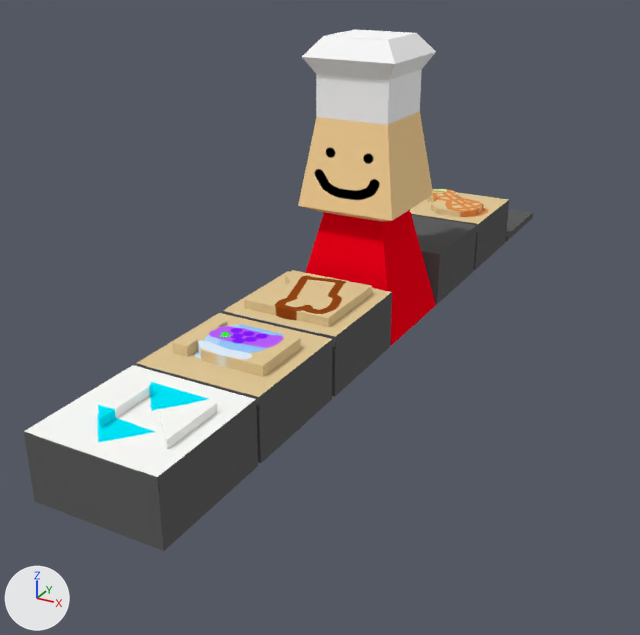
The Blender file meshes/pbj_assets/pbj_meshes.blend as it was, and as the next commit left it.
Camera for both pictures: a 50 mm lens placed at (0.193, -0.922, 0.193), pointed at (-0.002, -0.568, 0.015). Every picture has the same lights, and +X, +Y and +Z are marked at lower left.

Names of what the first picture shows: 'Avatar', 'Bread', 'Counter', 'Jelly', 'Peanut', 'Serve'.
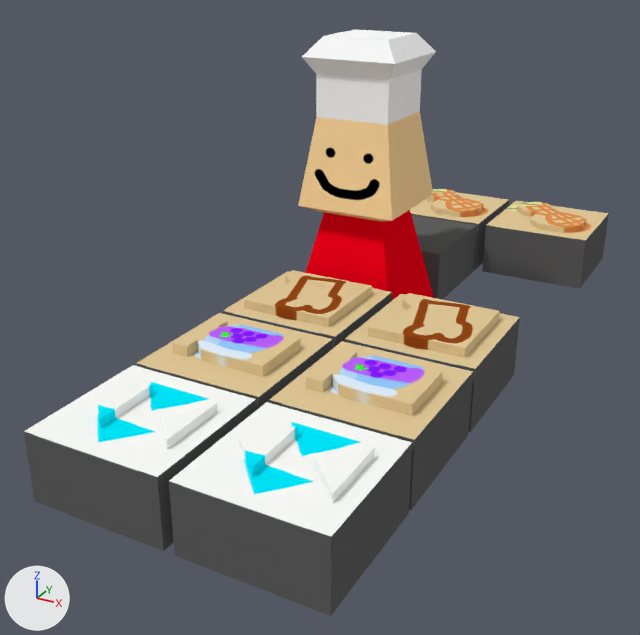
The newer file is also rescaled (x14.32), turned or shifted as a whole; pictures and numbers use the older file's frame.

Pixel boxes [x1, y1, x2, y2] of what changed, in the pictures (640 x 635 px):
'Serve_Gray', added
    after: [169, 402, 412, 616]
'Jelly_Gray', added
    after: [269, 341, 473, 510]
'Bread_Gray', added (beige)
    after: [345, 293, 520, 432]
'Peanut_Gray', added
    after: [482, 201, 609, 289]

The change, as a diff of the scene's bpy script:
```diff
--- a/meshes/pbj_assets/pbj_meshes.blend.py
+++ b/meshes/pbj_assets/pbj_meshes.blend.py
@@ img_serve_tex_006 @@
+img_serve_tex_006 = load_image('serve_tex.006', 'serve_tex.png', 1024, 1024, 'sRGB')
@@ img_serve_tex_007 @@
+img_serve_tex_007 = load_image('serve_tex.007', 'pb_tex.png', 1024, 1024, 'sRGB')
@@ img_serve_tex_008 @@
+img_serve_tex_008 = load_image('serve_tex.008', 'j_tex.png', 1024, 1024, 'sRGB')
@@ img_bread_tex_png_001 @@
+img_bread_tex_png_001 = load_image('bread_tex.png.001', 'bread_tex.png', 1024, 1024, 'sRGB')
@@ mat_material_000 @@
+mat_material_000 = diffuse_material('Material.000')
+mat_material_000.texture = img_serve_tex_006
@@ mat_material_001 @@
+mat_material_001 = diffuse_material('Material.001')
+mat_material_001.texture = img_serve_tex_007
@@ mat_material_009 @@
+mat_material_009 = diffuse_material('Material.009')
+mat_material_009.texture = img_serve_tex_008
@@ mat_material_010 @@
+mat_material_010 = diffuse_material('Material.010')
+mat_material_010.texture = img_bread_tex_png_001
@@ me_plane_006 @@
+me_plane_006.from_pydata(...)  # 570 vertices, 568 faces; spans x -1.0..1.0, y -1.0..1.0, z 0.0..1.12
+me_plane_006.materials.append(mat_material_000)  # picture img_serve_tex_006
@@ me_plane_007 @@
+me_plane_007.from_pydata(...)  # 177 vertices, 166 faces; spans x -1.0..1.0, y -1.0..1.0, z 0.0..1.11
+me_plane_007.materials.append(mat_material_001)  # picture img_serve_tex_007
@@ me_plane_008 @@
+me_plane_008.from_pydata(...)  # 480 vertices, 480 faces; spans x -1.0..1.0, y -1.0..1.0, z 0.0..1.16
+me_plane_008.materials.append(mat_material_009)  # picture img_serve_tex_008
@@ me_plane_009 @@
+me_plane_009.from_pydata(...)  # 487 vertices, 475 faces; spans x -1.0..1.0, y -1.0..1.0, z 0.0..1.15
+me_plane_009.materials.append(mat_material_010)  # picture img_bread_tex_png_001
@@ ob_serve_gray @@
+ob_serve_gray = bpy.data.objects.new('Serve_Gray', me_plane_006)
+ob_serve_gray.location = (0.0639, -0.7049, 0.0)
+ob_serve_gray.scale = (0.0297, 0.0297, 0.0297)
@@ ob_peanut_gray @@
+ob_peanut_gray = bpy.data.objects.new('Peanut_Gray', me_plane_007)
+ob_peanut_gray.location = (0.0639, -0.3977, 0.0)
+ob_peanut_gray.scale = (0.0297, 0.0297, 0.0297)
@@ ob_jelly_gray @@
+ob_jelly_gray = bpy.data.objects.new('Jelly_Gray', me_plane_008)
+ob_jelly_gray.location = (0.0639, -0.6436, 0.0)
+ob_jelly_gray.scale = (0.0297, 0.0297, 0.0297)
@@ ob_bread_gray @@
+ob_bread_gray = bpy.data.objects.new('Bread_Gray', me_plane_009)
+ob_bread_gray.location = (0.0639, -0.5816, 0.0)
+ob_bread_gray.scale = (0.0297, 0.0297, 0.0297)
```
